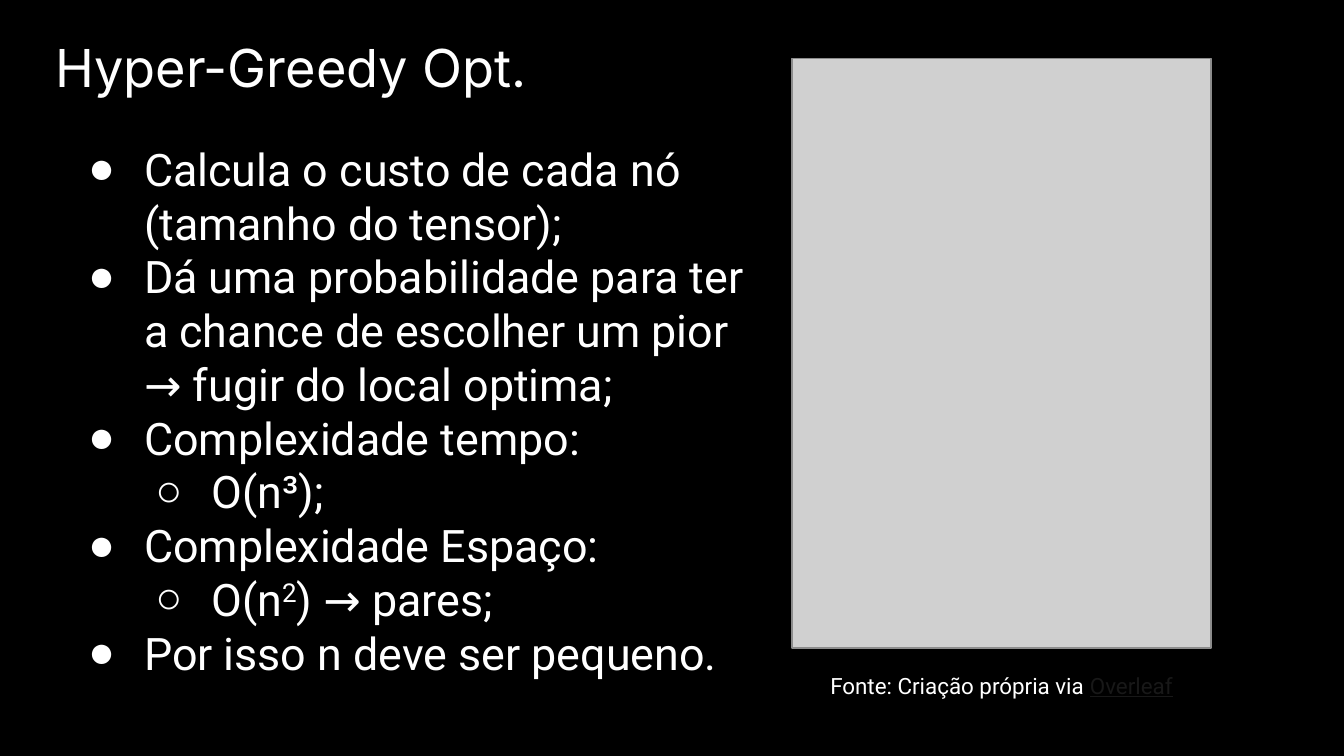
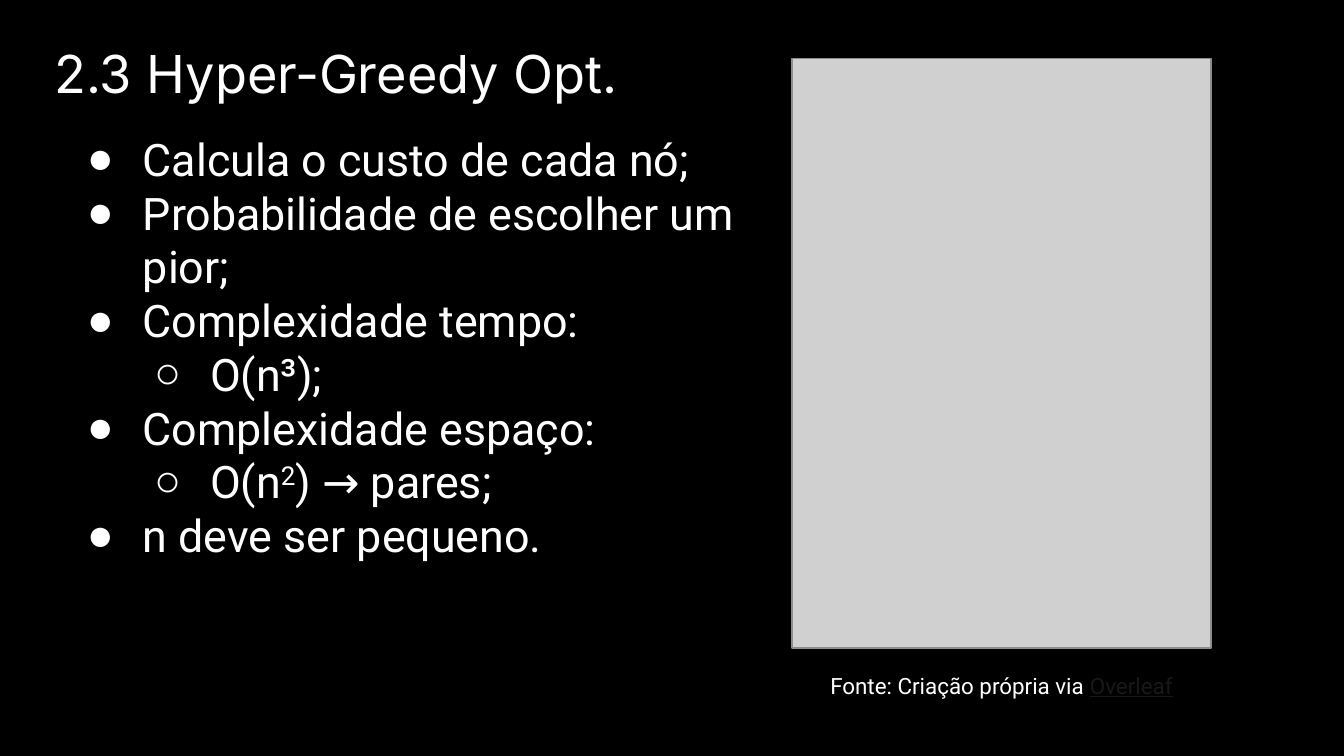
Before and after one commit to Dpbm/mestrado-aulas, a slide deck: slide 16 of algoritmos/projeto-seminario/Seminário.pptx (slide 29 before the commit). Drawn at 1344x756 pixels with LibreOffice and Linux fonts; fonts in the diff are those of the drawing; grey boxes stand for pictures. Boxes give left, top, right and bottom in pixels: in the first picture for what was removed or moved away, otherwise in the second. Text is boxed around its words. In the diff, an @@ line names an element or a change of style, - is before the commit and + after.

```diff
--- a/algoritmos/projeto-seminario/Seminário.pptx
+++ b/algoritmos/projeto-seminario/Seminário.pptx
@@ text at bbox=[54, 54, 618, 104]: text changed @@
-Hyper-Greedy Opt.
+2.3 Hyper-Greedy Opt.
@@ text "Calcula o custo de cada ...": place and size @@
-text "Calcula o custo de cada ..." at bbox=[144, 152, 744, 679]
+text "Calcula o custo de cada ..." at bbox=[143, 142, 734, 561]
@@ text at bbox=[143, 142, 734, 292]: text changed @@
-● Calcula o custo de cada nó (tamanho do tensor);
-● Dá uma probabilidade para ter a chance de escolher um pior → fugir do local optima;
+● Calcula o custo de cada nó;
+● Probabilidade de escolher um pior;
@@ text at bbox=[143, 411, 595, 455]: text changed @@
-● Complexidade Espaço:
+● Complexidade espaço:
@@ text at bbox=[143, 518, 542, 561]: text changed @@
-● Por isso n deve ser pequeno.
+● n deve ser pequeno.
```
Also in this commit, not shown: 17 other slides changed, 1 slide added, 15 slides removed, 6 other files.
